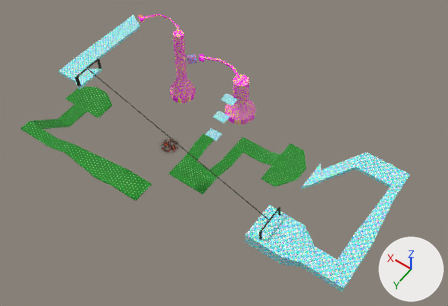
The FBX model Games/BenzoBonanza/Assets/Models/Level2/Level2.fbx as it was, and as the next commit left it.
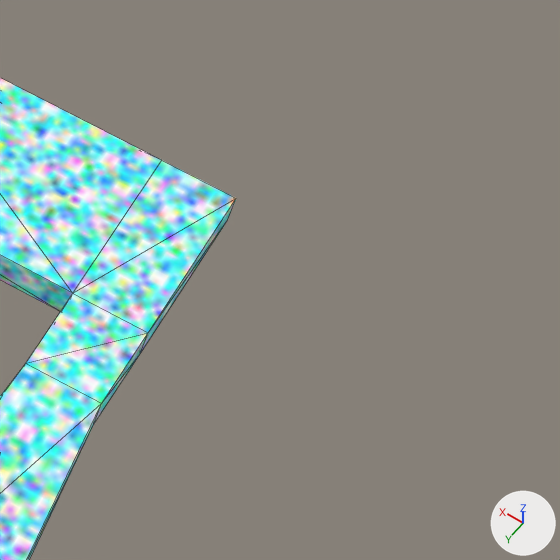
The first picture shows the older version from a camera (50 mm lens) standing at (-266.0, 310.0, 472.0) and looking at (-68.0, 33.0, 37.0). The close-ups show both versions on the part from 85% to 100% of the width and 49% to 71% of the height of that picture; other places that the commit changed are outside them. Every picture has the same lights, and +X, +Y and +Z are marked at lower right. The close-ups show mesh edges as thin lines. Objects named as collision shapes, trigger or cutter boxes, shadow casters or lower levels of detail are left out. Where no turn or scale is listed for an object, it has been applied to the vertices.
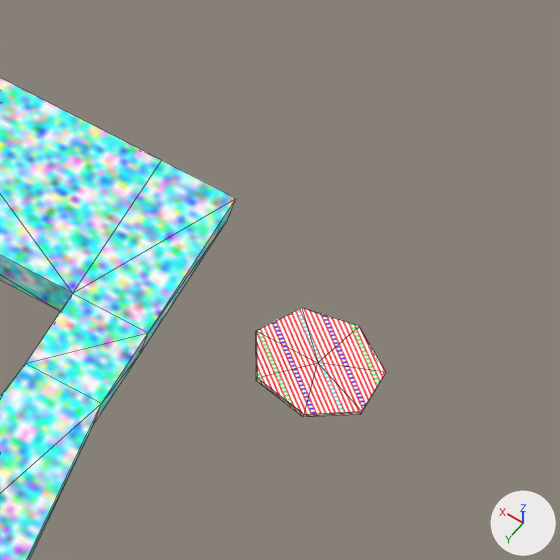
Changed parts and their boxes (x1, y1, x2, y2) in the close-ups (560 x 560 px):
'Telepad4', added
    after: (255, 308, 386, 417)

Edits to the bpy script that builds the scene:
```text
Add img_funky_png:
    img_funky_png = load_image('Funky.png', '../../Textures/Funky.png', 256, 256, 'sRGB')
Add mat_material__86:
    mat_material__86 = principled_material('Material #86')
    mat_material__86.texture = img_funky_png  # with its transparency
    mat_material__86.roughness = 0.859
Add me_mesh_018:
    me_mesh_018.from_pydata(...)  # a 7-sided cylinder along z spanning x -6.31..7.0, y -6.82..6.82, z 0.0..0.5
    me_mesh_018.materials.append(mat_material__86)  # picture img_funky_png
Add ob_telepad4:
    ob_telepad4 = bpy.data.objects.new('Telepad4', me_mesh_018)
    ob_telepad4.location = (-225.6, -46.9, 11.3)
```
